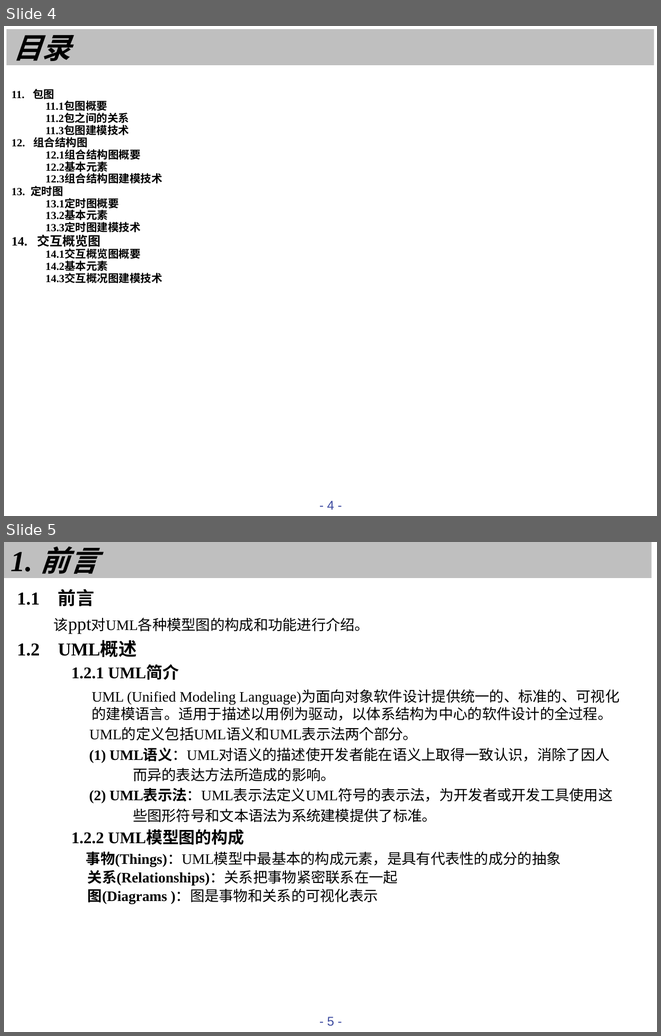
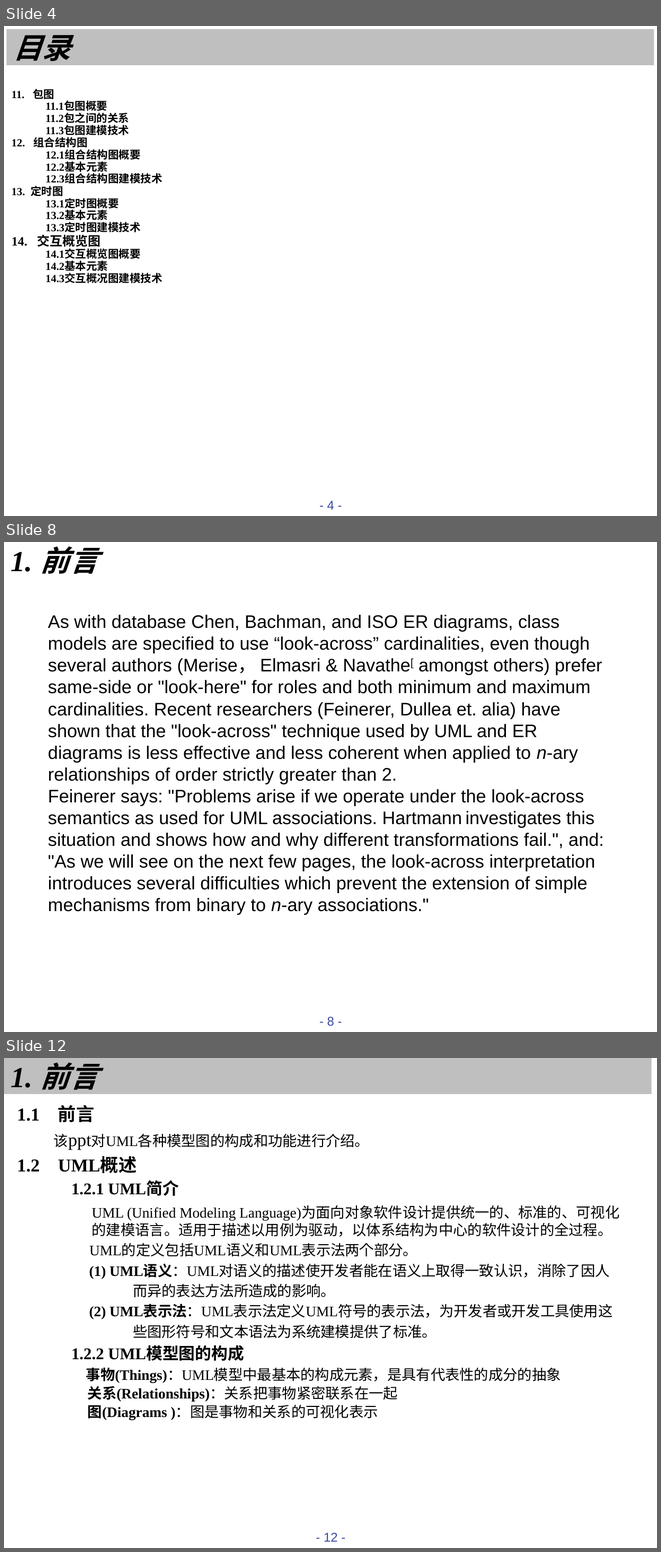
Before and after one commit to tmaczjj/2017work, a slide deck: week4/[prd-03,31501311]uml ppt.pptx. Shown one above the other, each under a label of ours: slides 4 and 5 before the commit, slides 4, 8 and 12 after it; the slides between them are not shown. The pictures are 661x1036 and 661x1552 pixels, drawn with LibreOffice and Linux fonts; fonts in the diff are those of the drawing. Boxes give left, top, right and bottom in pixels: in the first picture for what was removed or moved away, otherwise in the second. Text is boxed around its words. In the diff, an @@ line names an element or a change of style, - is before the commit and + after.

```diff
--- a/week4/[prd-03,31501311]uml ppt.pptx
+++ b/week4/[prd-03,31501311]uml ppt.pptx
@@ slide 8 added at box(4, 542, 657, 1032), background #FFFFFF; not listed: 1 template element that a slide beside it also shows @@
@@ text added at box(10, 546, 99, 574), 32 pt, text #000000, bold, italic @@
+1. 前言
@@ text added at box(48, 615, 604, 915), 20 pt, text #000000 @@
+As with database Chen, Bachman, and ISO ER diagrams, class models are specified to use “look-across” cardinalities, even though several authors (Merise， Elmasri & Navathe[ amongst others) prefer same-side or "look-here" for roles and both minimum and maximum cardinalities. Recent researchers (Feinerer, Dullea et. alia) have shown that the "look-across" technique used by UML and ER diagrams is less effective and less coherent when applied to n-ary relationships of order strictly greater than 2.
+Feinerer says: "Problems arise if we operate under the look-across semantics as used for UML associations. Hartmann investigates this situation and shows how and why different transformations fail.", and: "As we will see on the next few pages, the look-across interpretation introduces several difficulties which prevent the extension of simple mechanisms from binary to n-ary associations."
@@ what was slide 5 is now slide 12 @@
@@ page number at box(324, 1532, 338, 1541): text changed @@
-- 5 -
+- 12 -
```
Also in this commit, not shown: 1 slide changed, 7 other slides added.
